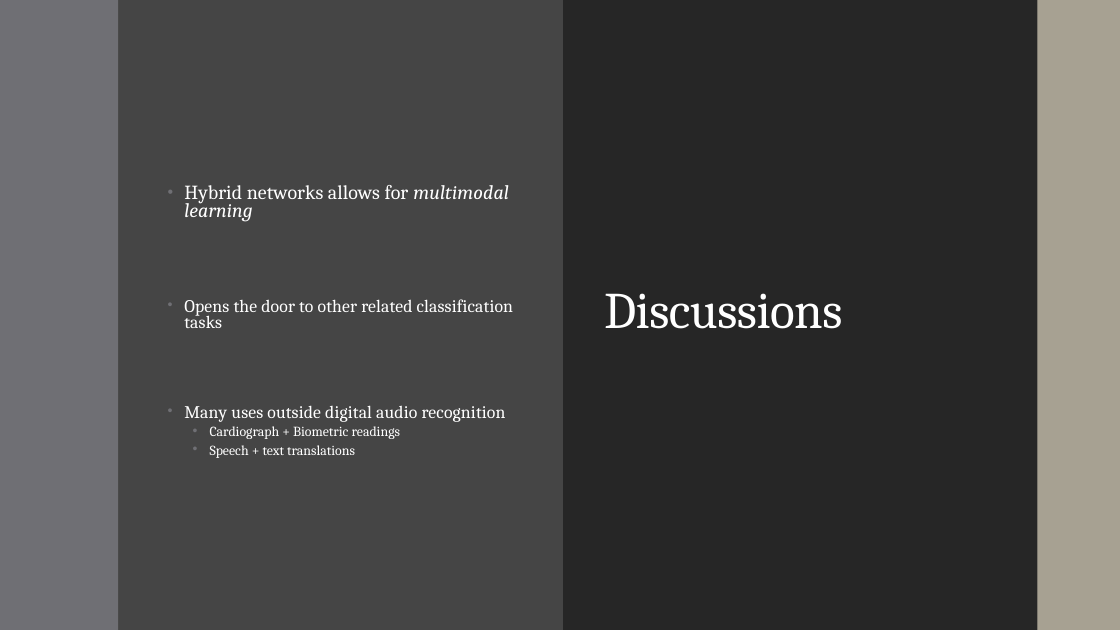
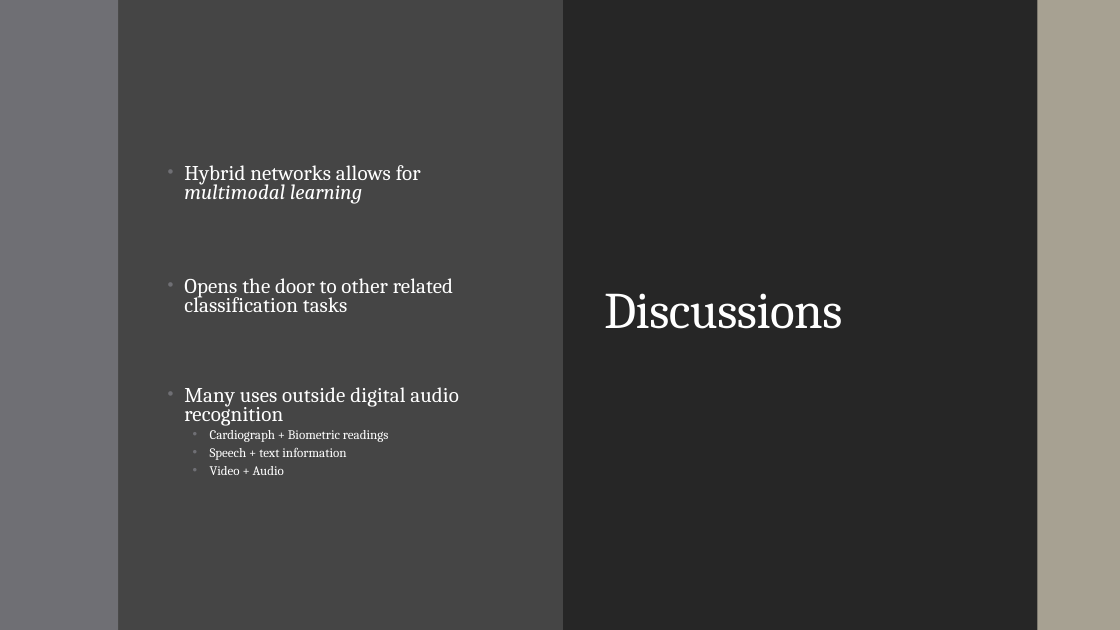
Before and after one commit to landonbuell/Buell-Senior-Thesis, a slide deck: slide 27 of JMMPaper/Musical Instrument Classification Using a Hybrid Neural Network BuellShortv1.pptx (slide 23 before the commit). Drawn at 1120x630 pixels with LibreOffice and Linux fonts; fonts in the diff are those of the drawing. Boxes give left, top, right and bottom in pixels: in the first picture for what was removed or moved away, otherwise in the second. Text is boxed around its words. In the diff, an @@ line names an element or a change of style, - is before the commit and + after.

```diff
--- a/JMMPaper/Musical Instrument Classification Using a Hybrid Neural Network BuellShortv1.pptx
+++ b/JMMPaper/Musical Instrument Classification Using a Hybrid Neural Network BuellShortv1.pptx
@@ text at (184,165,459,442): size 17.1 to 18 pt in "Hybrid networks allows for multimodal learning"; size 15.2 to 18 pt in "Opens the door to other related classification ...", "Many uses outside digital audio recognition"; size 11.9 to 11.2 pt in "Cardiograph + Biometric readings" @@
@@ text at (210,447,346,475): text changed; size 11.9 to 11.2 pt @@
-  • Speech + text translations
+  • Speech + text information
+  • Video + Audio
```
Also in this commit, not shown: 4 other slides changed, 5 slides added, 1 slide removed, 1 other file.
